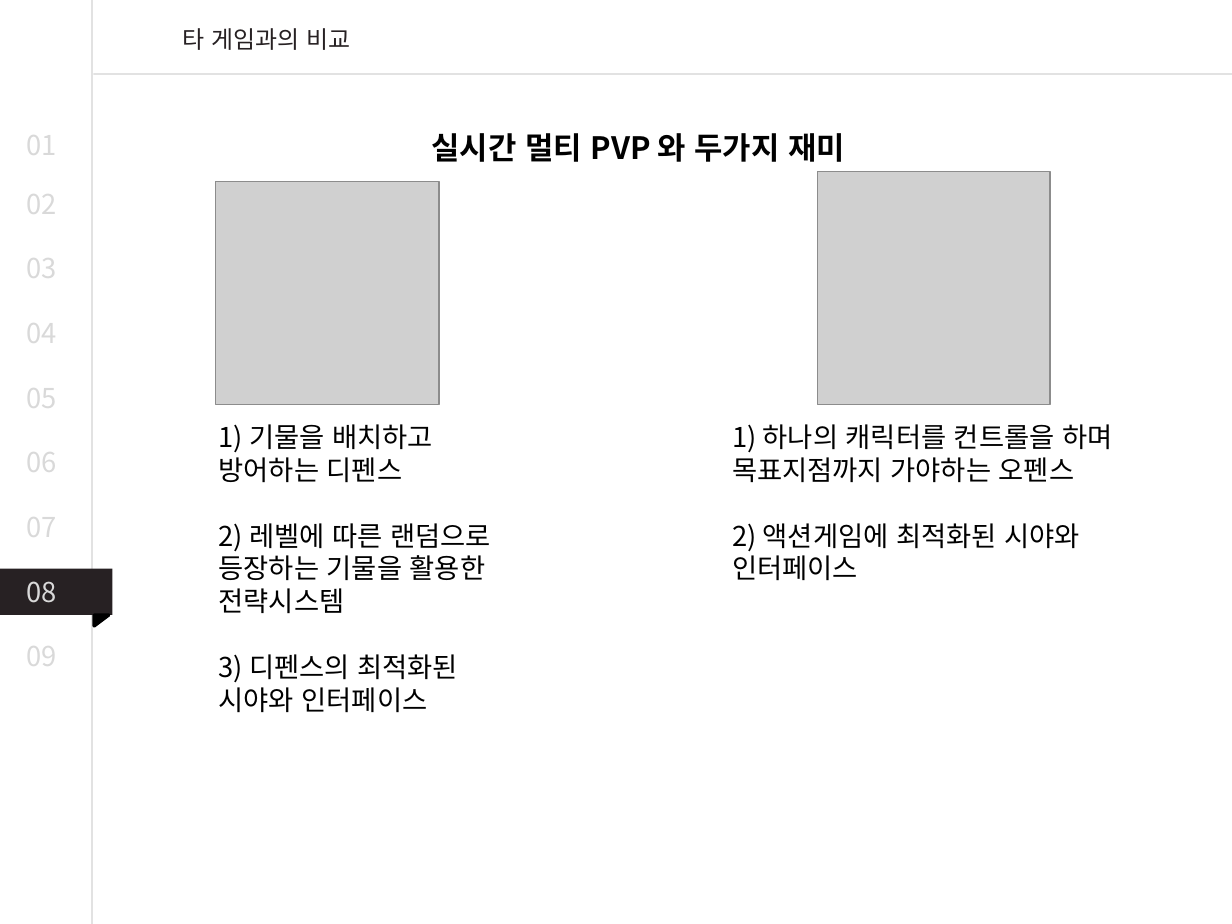
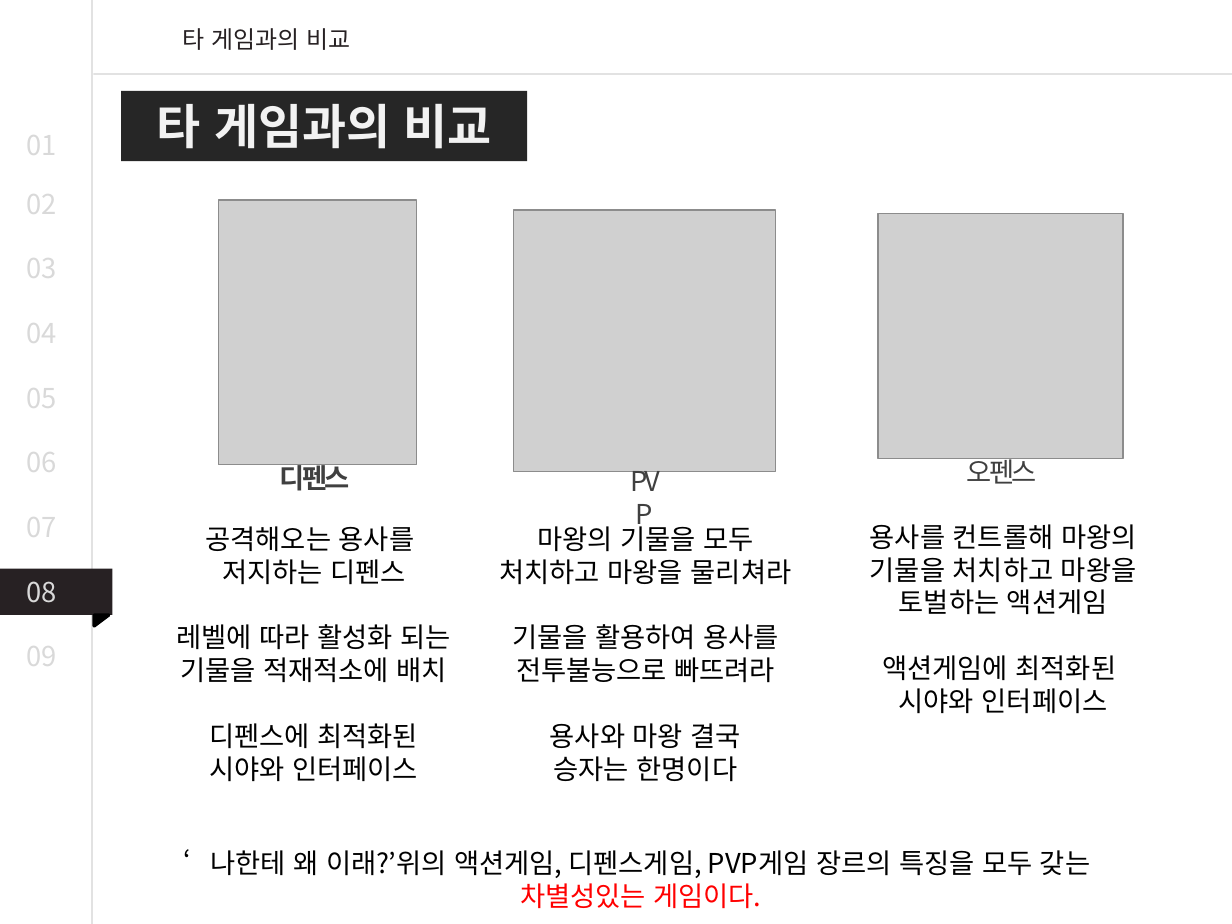
Before and after one commit to dkdldjswkd/Why-are-you-doing-this-to-me-, a slide deck: slide 14 of 나한테 왜 이래 최준영 진석진 임장빈.pptx (slide 10 before the commit). Drawn at 1232x924 pixels with LibreOffice and Linux fonts; fonts in the diff are those of the drawing; grey boxes stand for pictures. Boxes give left, top, right and bottom in pixels: in the first picture for what was removed or moved away, otherwise in the second. Text is boxed around its words. In the diff, an @@ line names an element or a change of style, - is before the commit and + after.

```diff
--- a/나한테 왜 이래 최준영 진석진 임장빈.pptx
+++ b/나한테 왜 이래 최준영 진석진 임장빈.pptx
@@ rectangle added at (121, 91, 527, 161), fill #262626, 28 pt, text #F2F2F2, bold @@
+타 게임과의 비교
@@ text removed at (432, 133, 845, 162) @@
-실시간 멀티 PVP 와 두가지 재미
@@ picture removed at (817, 171, 1050, 404) @@
@@ picture: place and size @@
-picture at (216, 181, 439, 404)
+picture at (218, 200, 416, 464)
@@ group added at (280, 209, 1124, 782): 4 texts, 2 pictures @@
+디펜스
+PVP
+마왕의 기물을 모두
+처치하고 마왕을 물리쳐라
+기물을 활용하여 용사를
+전투불능으로 빠뜨려라
+용사와 마왕 결국
+승자는 한명이다
+오펜스
@@ text "공격해오는 용사를": place and size @@
-text "공격해오는 용사를" at (219, 424, 491, 713)
+text "공격해오는 용사를" at (177, 526, 451, 782)
@@ text at (177, 526, 451, 749): text changed @@
-1) 기물을 배치하고
-방어하는 디펜스
-2) 레벨에 따른 랜덤으로 등장하는 기물을 활용한 전략시스템
-3) 디펜스의 최적화된
+공격해오는 용사를
+저지하는 디펜스
+레벨에 따라 활성화 되는 기물을 적재적소에 배치
+디펜스에 최적화된
@@ text at (870, 524, 1136, 714): text changed @@
-1) 하나의 캐릭터를 컨트롤을 하며 목표지점까지 가야하는 오펜스
-2) 액션게임에 최적화된 시야와
-인터페이스
+용사를 컨트롤해 마왕의
+기물을 처치하고 마왕을
+토벌하는 액션게임
+액션게임에 최적화된
+시야와 인터페이스
@@ text at (209, 756, 418, 782): alignment left to centre @@
@@ text added at (211, 850, 1090, 909), 16 pt, text #000000 @@
+‘나한테 왜 이래?’위의 액션게임, 디펜스게임, PVP게임 장르의 특징을 모두 갖는
+차별성있는 게임이다.
```
Also in this commit, not shown: 10 other slides changed, 5 slides added, 1 other file.
